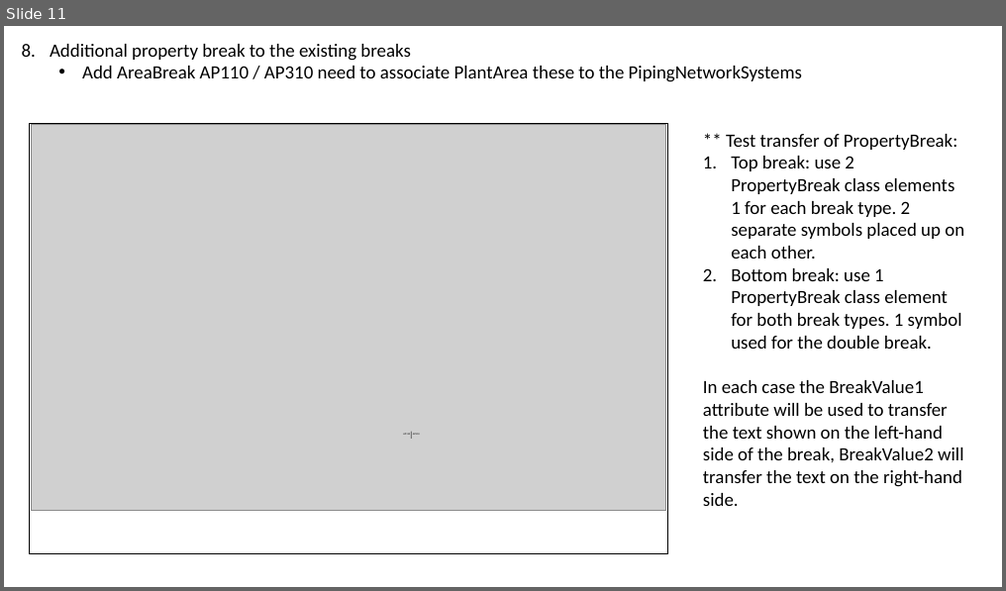
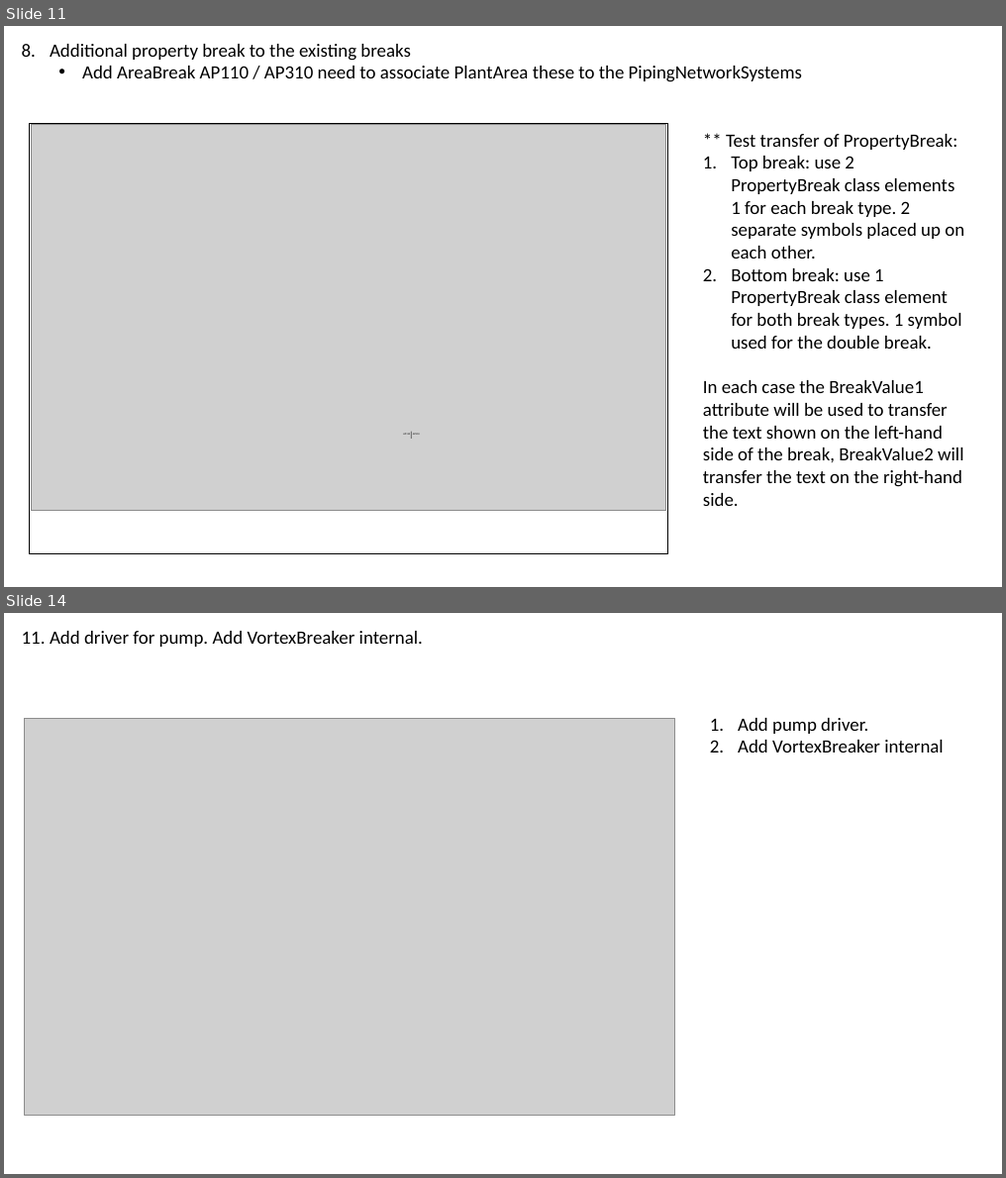
Before and after one commit to ToniaPedersen/DISCDEXPI, a slide deck: Blueprint/UseCases_PersistenID.pptx. Shown one above the other, each under a label of ours: slide 11 before the commit, slides 11 and 14 after it; the slides between them are not shown. The pictures are 1006x591 and 1006x1178 pixels, drawn with LibreOffice and Linux fonts; fonts in the diff are those of the drawing; grey boxes stand for pictures; background and template pictures are left out. Boxes give left, top, right and bottom in pixels: in the first picture for what was removed or moved away, otherwise in the second. Text is boxed around its words. In the diff, an @@ line names an element or a change of style, - is before the commit and + after.

```diff
--- a/Blueprint/UseCases_PersistenID.pptx
+++ b/Blueprint/UseCases_PersistenID.pptx
@@ slide 14 added at box(4, 613, 1002, 1174), background #FFFFFF @@
@@ text added at box(50, 631, 423, 647), 18 pt, text #000000 @@
+11. Add driver for pump. Add VortexBreaker internal.
@@ picture added at box(24, 719, 675, 1115) @@
@@ text added at box(738, 718, 943, 753), 18 pt, text #000000 @@
+1. Add pump driver.
+2. Add VortexBreaker internal
```
Also in this commit, not shown: 1 slide changed, 5 other files.
